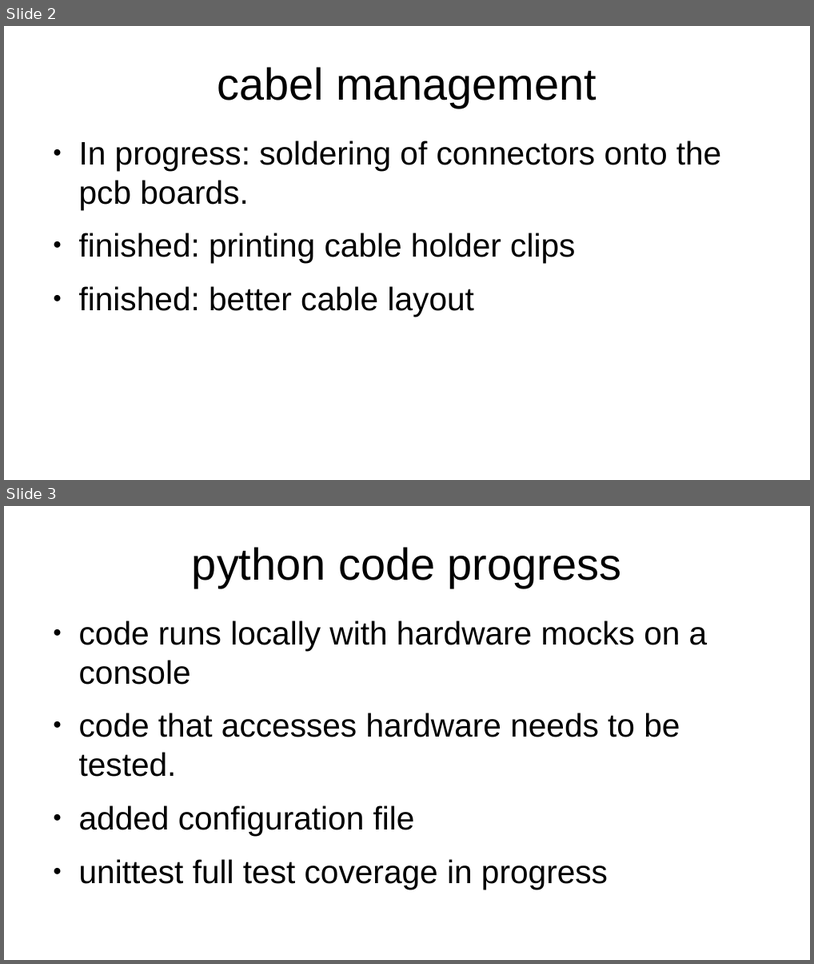
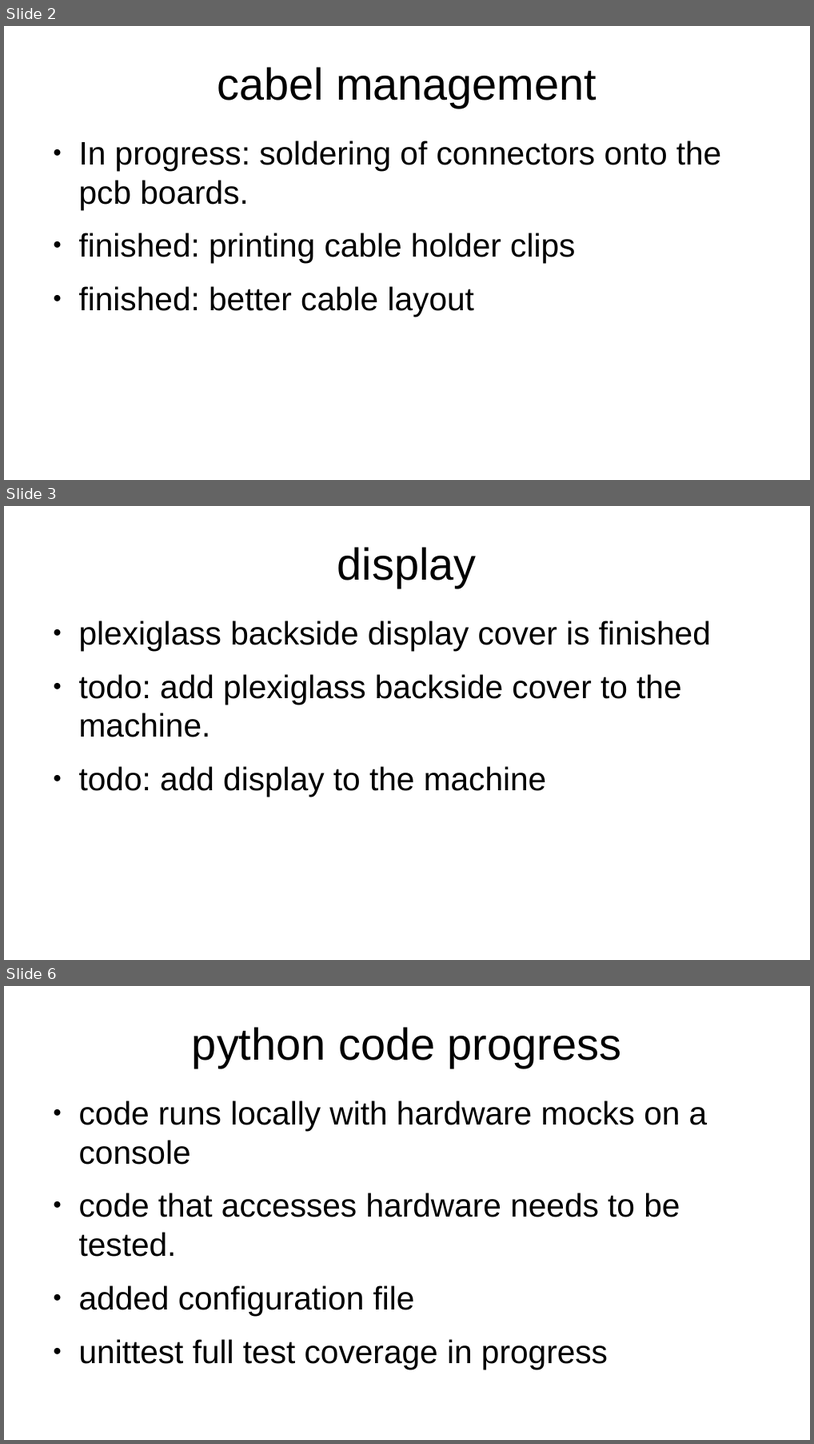
Before and after one commit to ES-EDU-SIEGMA/Documentation, a slide deck: weekly_presentations_2023/presentation_week23.odp. Shown one above the other, each under a label of ours: slides 2 and 3 before the commit, slides 2, 3 and 6 after it; the slides between them are not shown. The pictures are 814x964 and 814x1444 pixels, drawn with LibreOffice and Linux fonts; fonts in the diff are those of the drawing. Boxes give left, top, right and bottom in pixels: in the first picture for what was removed or moved away, otherwise in the second. Text is boxed around its words. In the diff, an @@ line names an element or a change of style, - is before the commit and + after.

```diff
--- a/weekly_presentations_2023/presentation_week23.odp
+++ b/weekly_presentations_2023/presentation_week23.odp
@@ slide 3 added at box(4, 506, 810, 960), background #FFFFFF @@
@@ title added at box(338, 547, 477, 588), 44 pt, text #000000 @@
+display
@@ text added at box(79, 620, 711, 796), 32 pt, text #000000 @@
+● plexiglass backside display cover is finished
+● todo: add plexiglass backside cover to the machine.
+● todo: add display to the machine
@@ what was slide 3 is now slide 6 @@
```
Also in this commit, not shown: 1 slide changed, 2 other slides added.
